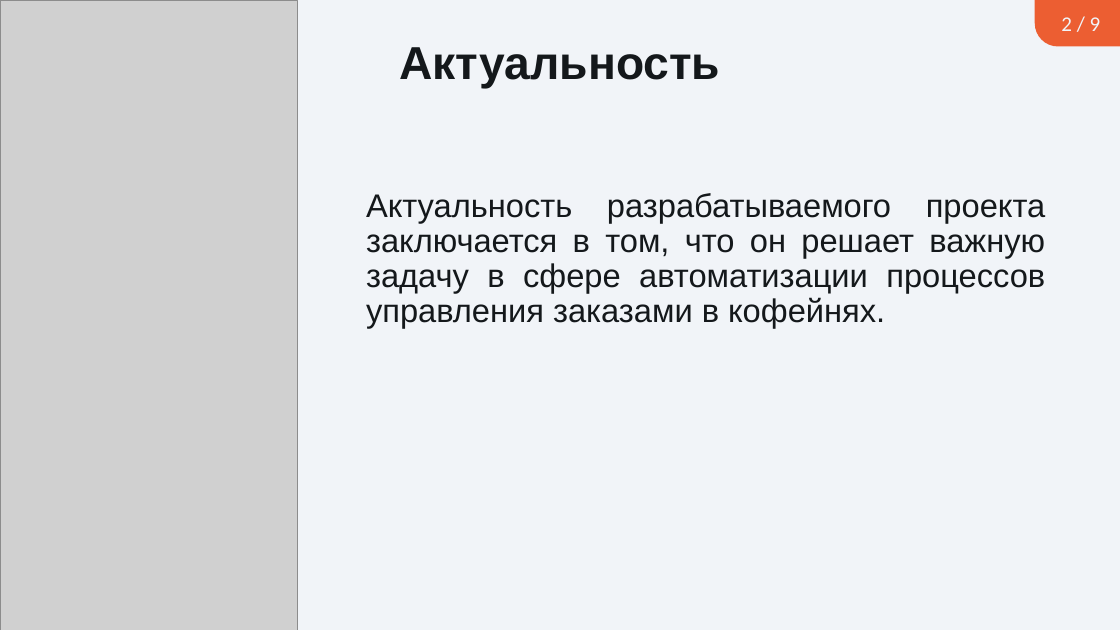
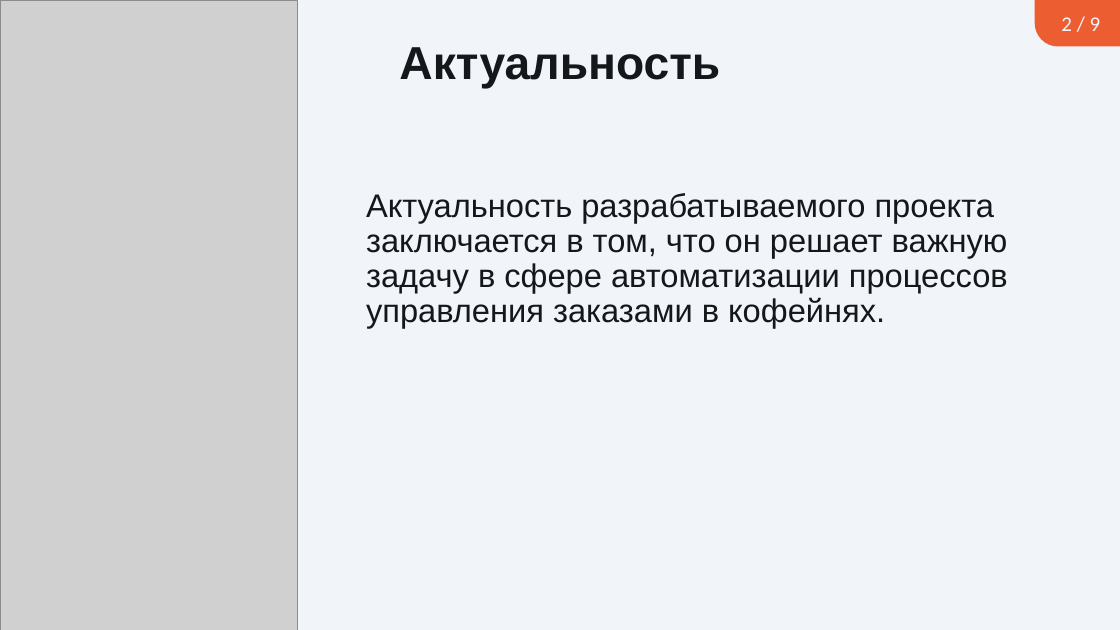
Before and after one commit to SullenPomorProject/CourseProject, a slide deck: slide 2 of КП Презентация Абрамов.pptx. Drawn at 1120x630 pixels with LibreOffice and Linux fonts; fonts in the diff are those of the drawing; grey boxes stand for pictures. Boxes give left, top, right and bottom in pixels: in the first picture for what was removed or moved away, otherwise in the second. Text is boxed around its words. In the diff, an @@ line names an element or a change of style, - is before the commit and + after.

```diff
--- a/КП Презентация Абрамов.pptx
+++ b/КП Презентация Абрамов.pptx
@@ text "Актуальность разрабатываемого проекта заключается в ..." at (366,193,1008,328): alignment justified to left @@
```
Also in this commit, not shown: 1 other slide changed, 2 slides removed, 4 other files.
